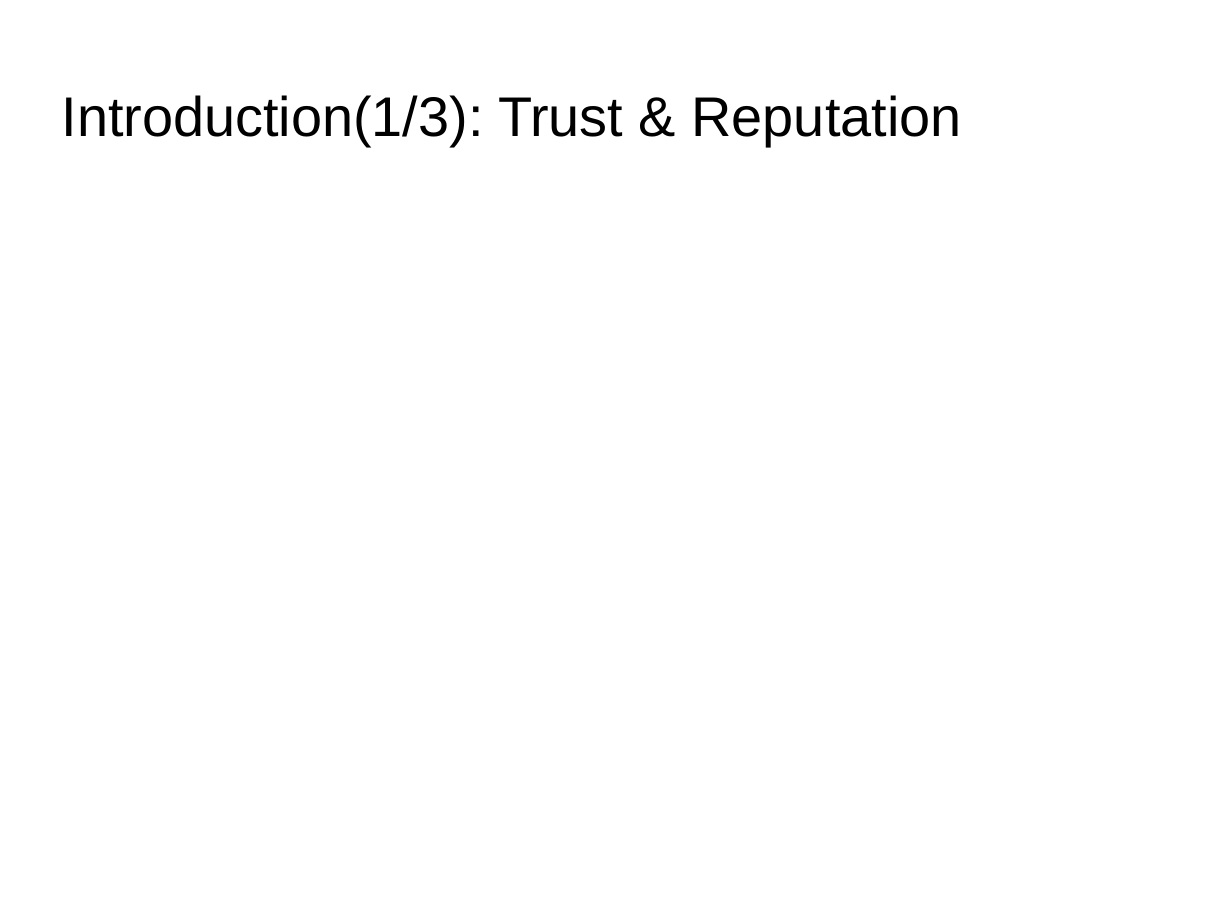
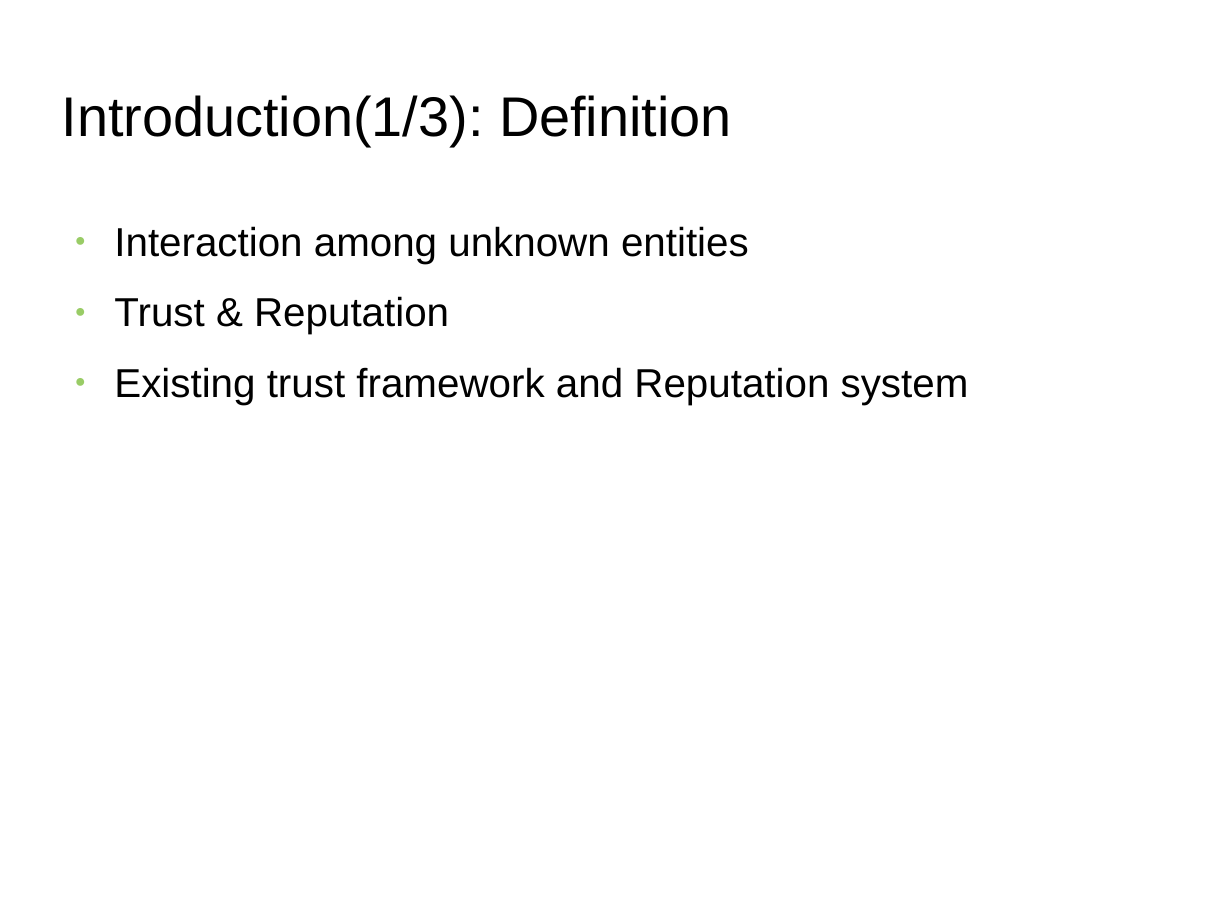
Before and after one commit to s2-t2/blockchain_reputation_system, a slide deck: slide 3 of documents/Presentation/Presentation.odp. Drawn at 1232x924 pixels with LibreOffice and Linux fonts; fonts in the diff are those of the drawing; background and template pictures are left out. Boxes give left, top, right and bottom in pixels: in the first picture for what was removed or moved away, otherwise in the second. Text is boxed around its words. In the diff, an @@ line names an element or a change of style, - is before the commit and + after.

```diff
--- a/documents/Presentation/Presentation.odp
+++ b/documents/Presentation/Presentation.odp
@@ title at (x1=62, y1=95, x2=732, y2=146): text changed @@
-Introduction(1/3): Trust & Reputation
+Introduction(1/3): Definition
@@ text added at (x1=114, y1=226, x2=969, y2=405), 26 pt, text #000000 @@
+● Interaction among unknown entities
+● Trust & Reputation
+● Existing trust framework and Reputation system
```
Also in this commit, not shown: 3 other slides changed, 1 slide added, 8 other files.
